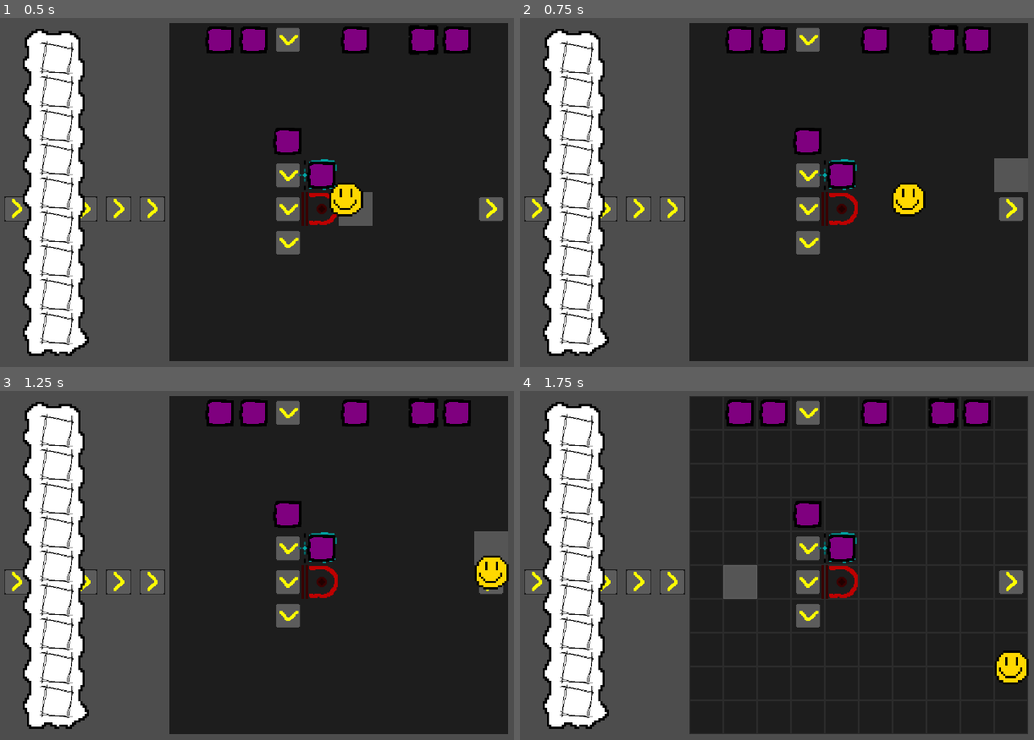
Above: before the commit, frames 1-4 (two rows, left to right).
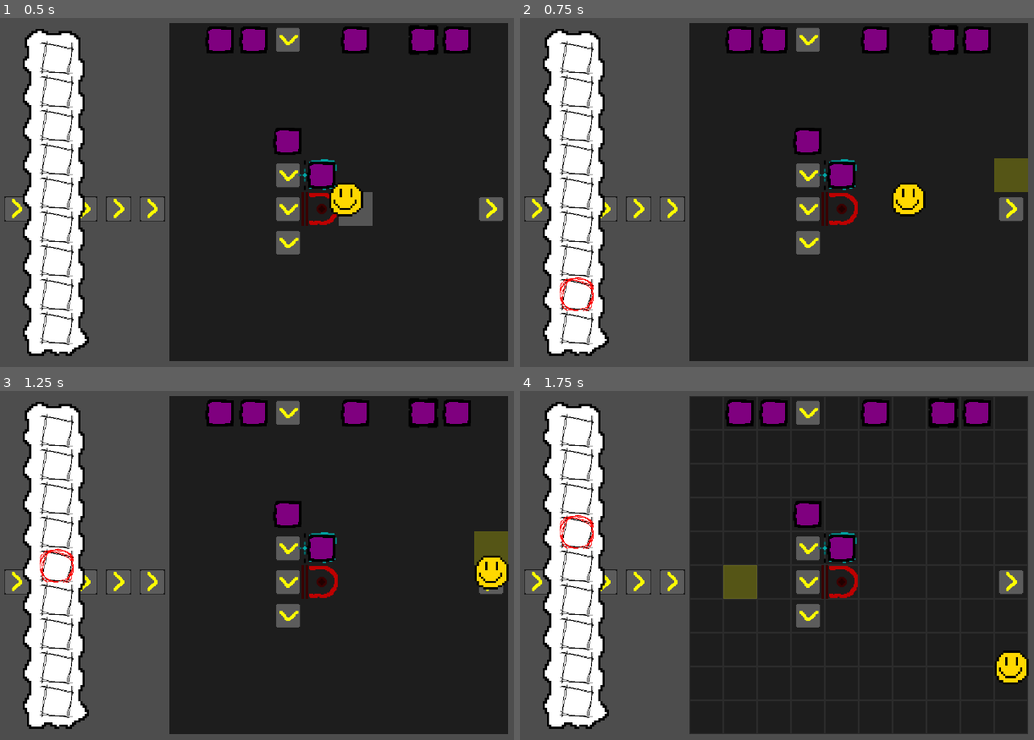
Above: after the commit, the same moments.

Repository: Stev51/gmtk-jam-2025
Game: Godot game, scene res://scenes/main.tscn
Same seed, same stepped clock (60 frames per second), same inputs: the game is played once before the commit and once after it.
Inputs (mouse positions are in pixels of both pictures, inside the frame that each line leads up to):
- Up to frame 1 (0.5 s): no input
- Up to frame 2 (0.75 s): tap Enter at 0.5 s; move the mouse to (1008, 171) at 0.52 s; hold Right (ui_right) from 0.53 s (still down); hold 8 (ui_eight, bound only after the commit) from 0.53 s (still down); click (1008, 171) at 0.67 s
- Up to frame 3 (1.25 s): keep holding Right (ui_right); keep holding 8 (ui_eight, bound only after the commit); tap 5 (ui_five, bound only after the commit) at 0.8 s
- Up to frame 4 (1.75 s): move the mouse to (725, 582) at 1.27 s; release Right (ui_right) at 1.28 s; release 8 (ui_eight, bound only after the commit) at 1.28 s; hold Down (ui_down) from 1.28 s (still down); tap 5 (ui_five, bound only after the commit) at 1.35 s; tap 4 (ui_four, bound only after the commit) at 1.55 s

Frame 1 is identical in both runs. In frame 2, 0.8% of the frame differs, in the area x 7-99%, y 40-85%; in frame 3, 0.7%; in frame 4, 0.8%.

Commit message:
Can now select inventory slots
Placing blocks still unconnected to inventory

Diff:
--- a/inventory/inv_slot.gd
+++ b/inventory/inv_slot.gd
@@ -3,3 +3,5 @@
 
 @export var item: InventoryItem
 @export var amount: int
+
+var selected: bool = false
--- a/inventory/inventory.gd
+++ b/inventory/inventory.gd
@@ -4,6 +4,9 @@
 signal update_inv
 
 @export var slots: Array[InventorySlot]
+
+var selected: bool = false
+var selection_index = null
 
 func insert(item: InventoryItem):
 
--- a/inventory/inventory_slot_ui.gd
+++ b/inventory/inventory_slot_ui.gd
@@ -1,9 +1,15 @@
 extends Panel
+
+signal selected(index)
+
+@export var index: int
 
 @onready var item_visual: Sprite2D = $CenterContainer/Panel/ItemDisplay
 @onready var amount_text: Label = $CenterContainer/Panel/Label
+@onready var selection_indicator: Sprite2D = $SelectionIndicator
 
 func update_display(slot: InventorySlot):
+
 	if not slot.item:
 
 		item_visual.visible = false
@@ -16,3 +22,8 @@
 
 		item_visual.texture = slot.item.texture
 		amount_text.text = str(slot.amount)
+
+	if slot.selected == true:
+		selection_indicator.visible = true
+	else:
+		selection_indicator.visible = false
--- a/inventory/inventory_ui.gd
+++ b/inventory/inventory_ui.gd
@@ -8,6 +8,9 @@
 func _ready():
 
 	inventory.update_inv.connect(update_slots)
+
+	for slot in slots:
+		slot.selected.connect(change_selection)
 
 	update_slots()
 	open()
@@ -23,3 +26,46 @@
 func update_slots():
 	for i in range(min(inventory.slots.size(), slots.size())):
 		slots[i].update_display(inventory.slots[i])
+
+func change_selection(index: int):
+
+	if inventory.selected == true:
+		inventory.slots[inventory.selection_index].selected = false
+
+	if index == inventory.selection_index:
+
+		inventory.selected = false
+		inventory.selection_index = null
+
+		Global.inv_deselect.emit()
+
+	else:
+
+		inventory.selected = true
+		inventory.selection_index = index
+
+		inventory.slots[inventory.selection_index].selected = true
+
+		Global.inv_select.emit()
+
+	update_slots()
+
+func _input(event):
+	if event.is_action_pressed("ui_one"):
+		change_selection(0)
+	elif event.is_action_pressed("ui_two"):
+		change_selection(1)
+	elif event.is_action_pressed("ui_three"):
+		change_selection(2)
+	elif event.is_action_pressed("ui_four"):
+		change_selection(3)
+	elif event.is_action_pressed("ui_five"):
+		change_selection(4)
+	elif event.is_action_pressed("ui_six"):
+		change_selection(5)
+	elif event.is_action_pressed("ui_seven"):
+		change_selection(6)
+	elif event.is_action_pressed("ui_eight"):
+		change_selection(7)
+	elif event.is_action_pressed("ui_nine"):
+		change_selection(8)
--- a/project.godot
+++ b/project.godot
@@ -66,6 +66,87 @@
 , Object(InputEventKey,"resource_local_to_scene":false,"resource_name":"","device":-1,"window_id":0,"alt_pressed":false …(183 unchanged characters)…
 ]
 }
+ui_one={
+"deadzone": 0.2,
+"events": [Object(InputEventKey,"resource_local_to_scene":false,"resource_name":"","device":-1,"window_id":0,"alt_pressed":false,"shift_pressed":false,"ctrl_pressed":false,"meta_pressed":false,"pressed":false,"keycode":0,"physical_keycode":0,"key_label":49,"unicode":49,"location":0,"echo":false,"script":null)
+, Object(InputEventKey,"resource_local_to_scene":false,"resource_name":"","device":-1,"window_id":0,"alt_pressed":false,"shift_pressed":false,"ctrl_pressed":false,"meta_pressed":false,"pressed":false,"keycode":49,"physical_keycode":0,"key_label":0,"unicode":49,"location":0,"echo":false,"script":null)
+, Object(InputEventKey,"resource_local_to_scene":false,"resource_name":"","device":-1,"window_id":0,"alt_pressed":false,"shift_pressed":false,"ctrl_pressed":false,"meta_pressed":false,"pressed":false,"keycode":0,"physical_keycode":4194439,"key_label":0,"unicode":49,"location":0,"echo":false,"script":null)
+, Object(InputEventKey,"resource_local_to_scene":false,"resource_name":"","device":-1,"window_id":0,"alt_pressed":false,"shift_pressed":false,"ctrl_pressed":false,"meta_pressed":false,"pressed":false,"keycode":0,"physical_keycode":0,"key_label":4194439,"unicode":49,"location":0,"echo":false,"script":null)
+, Object(InputEventKey,"resource_local_to_scene":false,"resource_name":"","device":-1,"window_id":0,"alt_pressed":false,"shift_pressed":false,"ctrl_pressed":false,"meta_pressed":false,"pressed":false,"keycode":4194439,"physical_keycode":0,"key_label":0,"unicode":49,"location":0,"echo":false,"script":null)
+]
+}
+ui_two={
+"deadzone": 0.2,
+"events": [Object(InputEventKey,"resource_local_to_scene":false,"resource_name":"","device":-1,"window_id":0,"alt_pressed":false,"shift_pressed":false,"ctrl_pressed":false,"meta_pressed":false,"pressed":false,"keycode":0,"physical_keycode":0,"key_label":50,"unicode":50,"location":0,"echo":false,"script":null)
+, Object(InputEventKey,"resource_local_to_scene":false,"resource_name":"","device":-1,"window_id":0,"alt_pressed":false,"shift_pressed":false,"ctrl_pressed":false,"meta_pressed":false,"pressed":false,"keycode":50,"physical_keycode":0,"key_label":0,"unicode":50,"location":0,"echo":false,"script":null)
+, Object(InputEventKey,"resource_local_to_scene":false,"resource_name":"","device":-1,"window_id":0,"alt_pressed":false,"shift_pressed":false,"ctrl_pressed":false,"meta_pressed":false,"pressed":false,"keycode":0,"physical_keycode":4194440,"key_label":0,"unicode":50,"location":0,"echo":false,"script":null)
+, Object(InputEventKey,"resource_local_to_scene":false,"resource_name":"","device":-1,"window_id":0,"alt_pressed":false,"shift_pressed":false,"ctrl_pressed":false,"meta_pressed":false,"pressed":false,"keycode":0,"physical_keycode":0,"key_label":4194440,"unicode":50,"location":0,"echo":false,"script":null)
+, Object(InputEventKey,"resource_local_to_scene":false,"resource_name":"","device":-1,"window_id":0,"alt_pressed":false,"shift_pressed":false,"ctrl_pressed":false,"meta_pressed":false,"pressed":false,"keycode":4194440,"physical_keycode":0,"key_label":0,"unicode":50,"location":0,"echo":false,"script":null)
+]
+}
+ui_three={
+"deadzone": 0.2,
+"events": [Object(InputEventKey,"resource_local_to_scene":false,"resource_name":"","device":-1,"window_id":0,"alt_pressed":false,"shift_pressed":false,"ctrl_pressed":false,"meta_pressed":false,"pressed":false,"keycode":0,"physical_keycode":0,"key_label":51,"unicode":51,"location":0,"echo":false,"script":null)
+, Object(InputEventKey,"resource_local_to_scene":false,"resource_name":"","device":-1,"window_id":0,"alt_pressed":false,"shift_pressed":false,"ctrl_pressed":false,"meta_pressed":false,"pressed":false,"keycode":51,"physical_keycode":0,"key_label":0,"unicode":51,"location":0,"echo":false,"script":null)
+, Object(InputEventKey,"resource_local_to_scene":false,"resource_name":"","device":-1,"window_id":0,"alt_pressed":false,"shift_pressed":false,"ctrl_pressed":false,"meta_pressed":false,"pressed":false,"keycode":0,"physical_keycode":4194441,"key_label":0,"unicode":51,"location":0,"echo":false,"script":null)
+, Object(InputEventKey,"resource_local_to_scene":false,"resource_name":"","device":-1,"window_id":0,"alt_pressed":false,"shift_pressed":false,"ctrl_pressed":false,"meta_pressed":false,"pressed":false,"keycode":0,"physical_keycode":0,"key_label":4194441,"unicode":51,"location":0,"echo":false,"script":null)
+, Object(InputEventKey,"resource_local_to_scene":false,"resource_name":"","device":-1,"window_id":0,"alt_pressed":false,"shift_pressed":false,"ctrl_pressed":false,"meta_pressed":false,"pressed":false,"keycode":4194441,"physical_keycode":0,"key_label":0,"unicode":51,"location":0,"echo":false,"script":null)
+]
+}
+ui_four={
+"deadzone": 0.2,
+"events": [Object(InputEventKey,"resource_local_to_scene":false,"resource_name":"","device":-1,"window_id":0,"alt_pressed":false,"shift_pressed":false,"ctrl_pressed":false,"meta_pressed":false,"pressed":false,"keycode":0,"physical_keycode":0,"key_label":52,"unicode":52,"location":0,"echo":false,"script":null)
+, Object(InputEventKey,"resource_local_to_scene":false,"resource_name":"","device":-1,"window_id":0,"alt_pressed":false,"shift_pressed":false,"ctrl_pressed":false,"meta_pressed":false,"pressed":false,"keycode":52,"physical_keycode":0,"key_label":0,"unicode":52,"location":0,"echo":false,"script":null)
+, Object(InputEventKey,"resource_local_to_scene":false,"resource_name":"","device":-1,"window_id":0,"alt_pressed":false,"shift_pressed":false,"ctrl_pressed":false,"meta_pressed":false,"pressed":false,"keycode":0,"physical_keycode":4194442,"key_label":0,"unicode":52,"location":0,"echo":false,"script":null)
+, Object(InputEventKey,"resource_local_to_scene":false,"resource_name":"","device":-1,"window_id":0,"alt_pressed":false,"shift_pressed":false,"ctrl_pressed":false,"meta_pressed":false,"pressed":false,"keycode":0,"physical_keycode":0,"key_label":4194442,"unicode":52,"location":0,"echo":false,"script":null)
+, Object(InputEventKey,"resource_local_to_scene":false,"resource_name":"","device":-1,"window_id":0,"alt_pressed":false,"shift_pressed":false,"ctrl_pressed":false,"meta_pressed":false,"pressed":false,"keycode":4194442,"physical_keycode":0,"key_label":0,"unicode":52,"location":0,"echo":false,"script":null)
+]
+}
+ui_five={
+"deadzone": 0.2,
+"events": [Object(InputEventKey,"resource_local_to_scene":false,"resource_name":"","device":-1,"window_id":0,"alt_pressed":false,"shift_pressed":false,"ctrl_pressed":false,"meta_pressed":false,"pressed":false,"keycode":0,"physical_keycode":0,"key_label":53,"unicode":53,"location":0,"echo":false,"script":null)
+, Object(InputEventKey,"resource_local_to_scene":false,"resource_name":"","device":-1,"window_id":0,"alt_pressed":false,"shift_pressed":false,"ctrl_pressed":false,"meta_pressed":false,"pressed":false,"keycode":53,"physical_keycode":0,"key_label":0,"unicode":53,"location":0,"echo":false,"script":null)
+, Object(InputEventKey,"resource_local_to_scene":false,"resource_name":"","device":-1,"window_id":0,"alt_pressed":false,"shift_pressed":false,"ctrl_pressed":false,"meta_pressed":false,"pressed":false,"keycode":0,"physical_keycode":4194443,"key_label":0,"unicode":53,"location":0,"echo":false,"script":null)
+, Object(InputEventKey,"resource_local_to_scene":false,"resource_name":"","device":-1,"window_id":0,"alt_pressed":false,"shift_pressed":false,"ctrl_pressed":false,"meta_pressed":false,"pressed":false,"keycode":0,"physical_keycode":0,"key_label":4194443,"unicode":53,"location":0,"echo":false,"script":null)
+, Object(InputEventKey,"resource_local_to_scene":false,"resource_name":"","device":-1,"window_id":0,"alt_pressed":false,"shift_pressed":false,"ctrl_pressed":false,"meta_pressed":false,"pressed":false,"keycode":4194443,"physical_keycode":0,"key_label":0,"unicode":53,"location":0,"echo":false,"script":null)
+]
+}
+ui_six={
+"deadzone": 0.2,
+"events": [Object(InputEventKey,"resource_local_to_scene":false,"resource_name":"","device":-1,"window_id":0,"alt_pressed":false,"shift_pressed":false,"ctrl_pressed":false,"meta_pressed":false,"pressed":false,"keycode":0,"physical_keycode":0,"key_label":54,"unicode":54,"location":0,"echo":false,"script":null)
+, Object(InputEventKey,"resource_local_to_scene":false,"resource_name":"","device":-1,"window_id":0,"alt_pressed":false,"shift_pressed":false,"ctrl_pressed":false,"meta_pressed":false,"pressed":false,"keycode":54,"physical_keycode":0,"key_label":0,"unicode":54,"location":0,"echo":false,"script":null)
+, Object(InputEventKey,"resource_local_to_scene":false,"resource_name":"","device":-1,"window_id":0,"alt_pressed":false,"shift_pressed":false,"ctrl_pressed":false,"meta_pressed":false,"pressed":false,"keycode":0,"physical_keycode":4194444,"key_label":0,"unicode":54,"location":0,"echo":false,"script":null)
+, Object(InputEventKey,"resource_local_to_scene":false,"resource_name":"","device":-1,"window_id":0,"alt_pressed":false,"shift_pressed":false,"ctrl_pressed":false,"meta_pressed":false,"pressed":false,"keycode":0,"physical_keycode":0,"key_label":4194444,"unicode":54,"location":0,"echo":false,"script":null)
+, Object(InputEventKey,"resource_local_to_scene":false,"resource_name":"","device":-1,"window_id":0,"alt_pressed":false,"shift_pressed":false,"ctrl_pressed":false,"meta_pressed":false,"pressed":false,"keycode":4194444,"physical_keycode":0,"key_label":0,"unicode":54,"location":0,"echo":false,"script":null)
+]
+}
+ui_seven={
+"deadzone": 0.2,
+"events": [Object(InputEventKey,"resource_local_to_scene":false,"resource_name":"","device":-1,"window_id":0,"alt_pressed":false,"shift_pressed":false,"ctrl_pressed":false,"meta_pressed":false,"pressed":false,"keycode":0,"physical_keycode":0,"key_label":55,"unicode":55,"location":0,"echo":false,"script":null)
+, Object(InputEventKey,"resource_local_to_scene":false,"resource_name":"","device":-1,"window_id":0,"alt_pressed":false,"shift_pressed":false,"ctrl_pressed":false,"meta_pressed":false,"pressed":false,"keycode":55,"physical_keycode":0,"key_label":0,"unicode":55,"location":0,"echo":false,"script":null)
+, Object(InputEventKey,"resource_local_to_scene":false,"resource_name":"","device":-1,"window_id":0,"alt_pressed":false,"shift_pressed":false,"ctrl_pressed":false,"meta_pressed":false,"pressed":false,"keycode":0,"physical_keycode":4194445,"key_label":0,"unicode":55,"location":0,"echo":false,"script":null)
+, Object(InputEventKey,"resource_local_to_scene":false,"resource_name":"","device":-1,"window_id":0,"alt_pressed":false,"shift_pressed":false,"ctrl_pressed":false,"meta_pressed":false,"pressed":false,"keycode":0,"physical_keycode":0,"key_label":4194445,"unicode":55,"location":0,"echo":false,"script":null)
+, Object(InputEventKey,"resource_local_to_scene":false,"resource_name":"","device":-1,"window_id":0,"alt_pressed":false,"shift_pressed":false,"ctrl_pressed":false,"meta_pressed":false,"pressed":false,"keycode":4194445,"physical_keycode":0,"key_label":0,"unicode":55,"location":0,"echo":false,"script":null)
+]
+}
+ui_eight={
+"deadzone": 0.2,
+"events": [Object(InputEventKey,"resource_local_to_scene":false,"resource_name":"","device":-1,"window_id":0,"alt_pressed":false,"shift_pressed":false,"ctrl_pressed":false,"meta_pressed":false,"pressed":false,"keycode":0,"physical_keycode":0,"key_label":56,"unicode":56,"location":0,"echo":false,"script":null)
+, Object(InputEventKey,"resource_local_to_scene":false,"resource_name":"","device":-1,"window_id":0,"alt_pressed":false,"shift_pressed":false,"ctrl_pressed":false,"meta_pressed":false,"pressed":false,"keycode":56,"physical_keycode":0,"key_label":0,"unicode":56,"location":0,"echo":false,"script":null)
+, Object(InputEventKey,"resource_local_to_scene":false,"resource_name":"","device":-1,"window_id":0,"alt_pressed":false,"shift_pressed":false,"ctrl_pressed":false,"meta_pressed":false,"pressed":false,"keycode":0,"physical_keycode":4194446,"key_label":0,"unicode":56,"location":0,"echo":false,"script":null)
+, Object(InputEventKey,"resource_local_to_scene":false,"resource_name":"","device":-1,"window_id":0,"alt_pressed":false,"shift_pressed":false,"ctrl_pressed":false,"meta_pressed":false,"pressed":false,"keycode":0,"physical_keycode":0,"key_label":4194446,"unicode":56,"location":0,"echo":false,"script":null)
+, Object(InputEventKey,"resource_local_to_scene":false,"resource_name":"","device":-1,"window_id":0,"alt_pressed":false,"shift_pressed":false,"ctrl_pressed":false,"meta_pressed":false,"pressed":false,"keycode":4194446,"physical_keycode":0,"key_label":0,"unicode":56,"location":0,"echo":false,"script":null)
+]
+}
+ui_nine={
+"deadzone": 0.2,
+"events": [Object(InputEventKey,"resource_local_to_scene":false,"resource_name":"","device":-1,"window_id":0,"alt_pressed":false,"shift_pressed":false,"ctrl_pressed":false,"meta_pressed":false,"pressed":false,"keycode":0,"physical_keycode":0,"key_label":57,"unicode":57,"location":0,"echo":false,"script":null)
+, Object(InputEventKey,"resource_local_to_scene":false,"resource_name":"","device":-1,"window_id":0,"alt_pressed":false,"shift_pressed":false,"ctrl_pressed":false,"meta_pressed":false,"pressed":false,"keycode":57,"physical_keycode":0,"key_label":0,"unicode":57,"location":0,"echo":false,"script":null)
+, Object(InputEventKey,"resource_local_to_scene":false,"resource_name":"","device":-1,"window_id":0,"alt_pressed":false,"shift_pressed":false,"ctrl_pressed":false,"meta_pressed":false,"pressed":false,"keycode":0,"physical_keycode":4194447,"key_label":0,"unicode":57,"location":0,"echo":false,"script":null)
+, Object(InputEventKey,"resource_local_to_scene":false,"resource_name":"","device":-1,"window_id":0,"alt_pressed":false,"shift_pressed":false,"ctrl_pressed":false,"meta_pressed":false,"pressed":false,"keycode":0,"physical_keycode":0,"key_label":4194447,"unicode":57,"location":0,"echo":false,"script":null)
+, Object(InputEventKey,"resource_local_to_scene":false,"resource_name":"","device":-1,"window_id":0,"alt_pressed":false,"shift_pressed":false,"ctrl_pressed":false,"meta_pressed":false,"pressed":false,"keycode":4194447,"physical_keycode":0,"key_label":0,"unicode":57,"location":0,"echo":false,"script":null)
+]
+}
 
 [rendering]
 
--- a/scenes/inventory_slot_ui.tscn
+++ b/scenes/inventory_slot_ui.tscn
@@ -1,12 +1,16 @@
-[gd_scene load_steps=4 format=3 uid="uid://ccaixgbsyxdnx"]
+[gd_scene load_steps=6 format=3 uid="uid://ccaixgbsyxdnx"]
 
 [ext_resource type="Script" uid="uid://ccxp3f7ike5qo" path="res://inventory/inventory_slot_ui.gd" id="1_qng7r"]
 [ext_resource type="Texture2D" uid="uid://c3am23bibnbd7" path="res://assets/img/inv_slot.png" id="2_wrwq8"]
+[ext_resource type="Texture2D" uid="uid://cfegp55bcrtfk" path="res://assets/img/inv_slot_indicator.png" id="3_wrwq8"]
 
 [sub_resource type="LabelSettings" id="LabelSettings_bxqf6"]
 font_size = 24
 font_color = Color(0, 0, 0, 1)
 outline_size = 3
+
+[sub_resource type="RectangleShape2D" id="RectangleShape2D_wrwq8"]
+size = Vector2(64, 64)
 
 [node name="InventorySlotUI" type="Panel"]
 self_modulate = Color(1, 1, 1, 0)
@@ -39,3 +43,14 @@
 text = "999"
 label_settings = SubResource("LabelSettings_bxqf6")
 horizontal_alignment = 2
+
+[node name="SelectionIndicator" type="Sprite2D" parent="."]
+visible = false
+texture = ExtResource("3_wrwq8")
+centered = false
+
+[node name="ClickArea" type="Area2D" parent="."]
+
+[node name="CollisionShape2D" type="CollisionShape2D" parent="ClickArea"]
+position = Vector2(32, 32)
+shape = SubResource("RectangleShape2D_wrwq8")
--- a/scenes/inventory_ui.tscn
+++ b/scenes/inventory_ui.tscn
@@ -43,29 +43,37 @@
 grow_vertical = 2
 theme_override_constants/v_separation = 64
 
+[node name="InventorySlot0" parent="NinePatchRect/GridContainer" instance=ExtResource("3_mdwe3")]
+layout_mode = 2
+
 [node name="InventorySlot1" parent="NinePatchRect/GridContainer" instance=ExtResource("3_mdwe3")]
 layout_mode = 2
+index = 1
 
 [node name="InventorySlot2" parent="NinePatchRect/GridContainer" instance=ExtResource("3_mdwe3")]
 layout_mode = 2
+index = 2
 
 [node name="InventorySlot3" parent="NinePatchRect/GridContainer" instance=ExtResource("3_mdwe3")]
 layout_mode = 2
+index = 3
 
 [node name="InventorySlot4" parent="NinePatchRect/GridContainer" instance=ExtResource("3_mdwe3")]
 layout_mode = 2
+index = 4
 
 [node name="InventorySlot5" parent="NinePatchRect/GridContainer" instance=ExtResource("3_mdwe3")]
 layout_mode = 2
+index = 5
 
 [node name="InventorySlot6" parent="NinePatchRect/GridContainer" instance=ExtResource("3_mdwe3")]
 layout_mode = 2
+index = 6
 
 [node name="InventorySlot7" parent="NinePatchRect/GridContainer" instance=ExtResource("3_mdwe3")]
 layout_mode = 2
+index = 7
 
 [node name="InventorySlot8" parent="NinePatchRect/GridContainer" instance=ExtResource("3_mdwe3")]
 layout_mode = 2
-
-[node name="InventorySlot9" parent="NinePatchRect/GridContainer" instance=ExtResource("3_mdwe3")]
-layout_mode = 2
+index = 8
--- a/scenes/main.tscn
+++ b/scenes/main.tscn
@@ -29,6 +29,7 @@
 [node name="Player" parent="." instance=ExtResource("1_o5qli")]
 
 [node name="GUI" parent="." instance=ExtResource("5_tbgi4")]
+z_index = 9
 
 [node name="Main Clock" type="Timer" parent="."]
 
--- a/scripts/global.gd
+++ b/scripts/global.gd
@@ -1,4 +1,7 @@
 extends Node
+
+signal inv_select
+signal inv_deselect
 
 enum GameStates {RUNNING, PAUSED}
 
--- a/scripts/place_marker.gd
+++ b/scripts/place_marker.gd
@@ -27,6 +27,16 @@
 var pos_dist_x: float = 0.0
 var pos_dist_y: float = 0.0
 var top_mechanism_hovered = null
+
+func _ready():
+	Global.inv_select.connect(inv_select)
+	Global.inv_deselect.connect(inv_deselect)
+
+func inv_select():
+	cursor_state = Global.CursorStates.SELECTED
+
+func inv_deselect():
+	cursor_state = Global.CursorStates.UNSELECTED
 
 func _process(delta):
 	check_mechanism_overlaps()
Not shown: 1 places in inventory/inventories/player_inventory.tres that only renumber resources
Not shown: 1 places in scenes/world.tscn that only renumber resources
